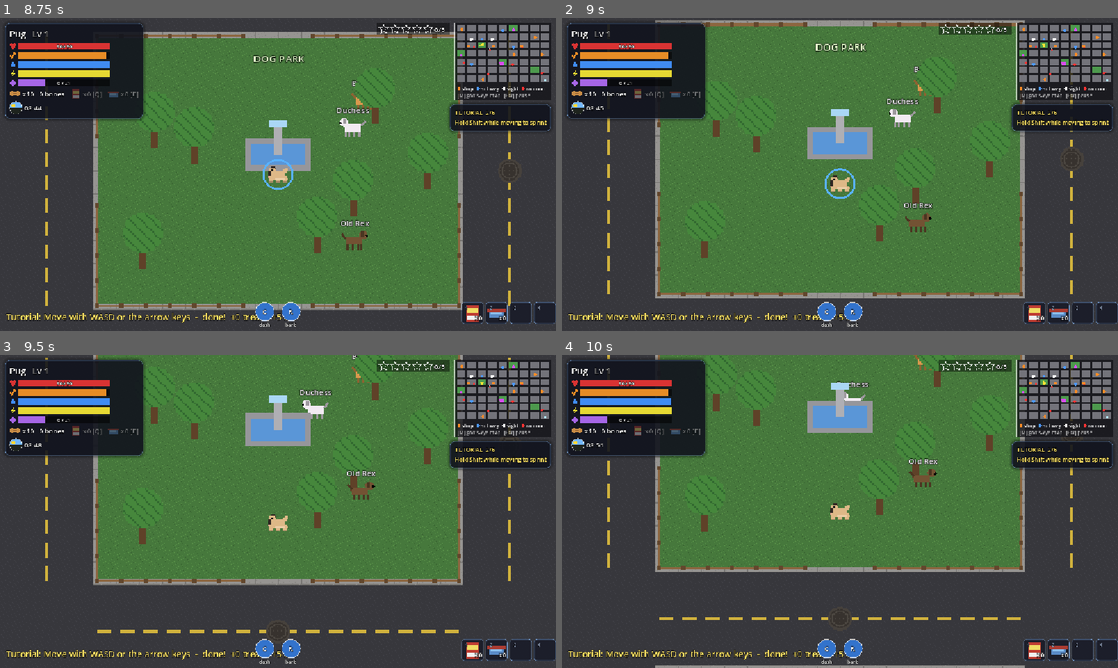
Above: before the commit, frames 1-4 (two rows, left to right).
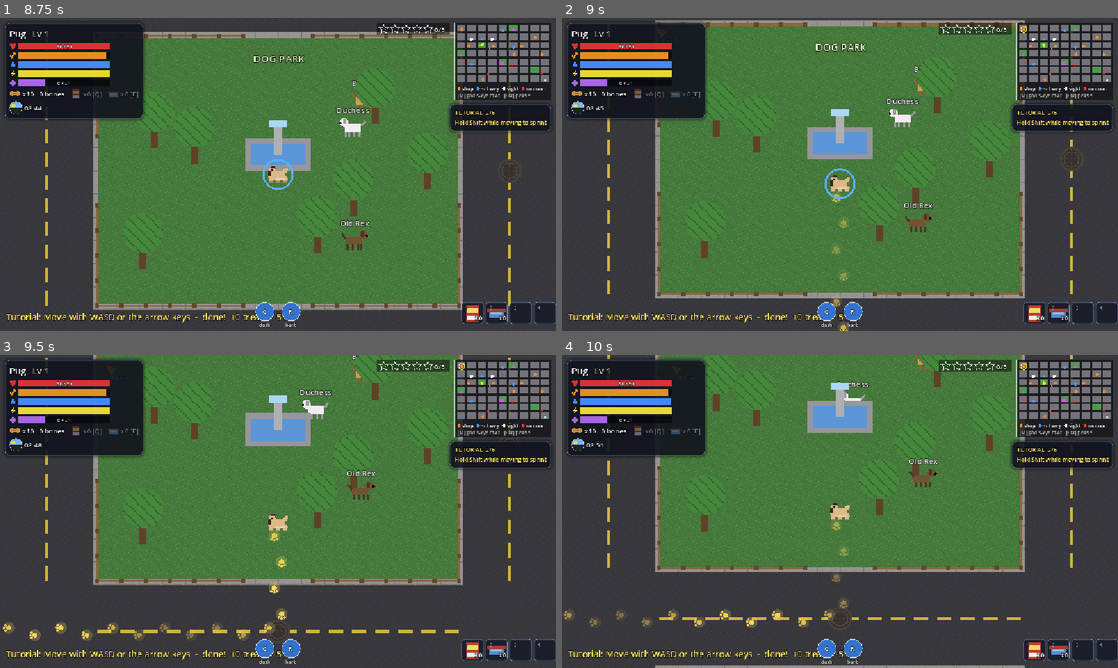
Above: after the commit, the same moments.

Repository: Damon1o/new-dog-city
Game: Godot game, scene res://scenes/Home.tscn
Same seed, same stepped clock (60 frames per second), same inputs: the game is played once before the commit and once after it.
Inputs (mouse positions are in pixels of both pictures, inside the frame that each line leads up to):
- Up to frame 1 (8.75 s): click "New Story" at 0.5 s; tap Enter at 1.25 s; move the mouse to (400, 158) at 1.27 s; hold D (move_right) 1.28-2 s; hold R (bark) 1.28-2 s; click (400, 158) at 1.42 s; tap B (wardrobe) at 1.55, 6.05 s; drag from (166, 190) to (250, 237) at 2.02 s; move the mouse to (333, 105) at 2.77 s; hold D (move_right) 2.78-3.5 s; hold V (sniff, bound only after the commit) 2.78-3.5 s; tap R (bark) at 3.05 s; drag from (250, 237) to (111, 127) at 3.52 s; move the mouse to (444, 221) at 4.27 s; hold A (move_left) 4.28-5 s; hold Space (bite) 4.28-5 s; tap V (sniff, bound only after the commit) at 4.55 s; tap I (inventory) at 4.9 s; drag from (111, 127) to (194, 96) at 5.02 s; move the mouse to (305, 174) at 5.77 s; hold S (move_down) 5.78-6.5 s; tap C (dash) at 5.85 s; click (305, 174) at 5.92 s; drag from (194, 96) to (166, 190) at 6.52 s; move the mouse to (400, 158) at 7.27 s; hold W (move_up) 7.28-8 s; hold R (bark) 7.28-8 s; tap 2 (hot_2) at 7.35 s; drag from (166, 190) to (250, 237) at 8.02 s
- Up to frame 2 (9 s): move the mouse to (895, 105) at 8.77 s; hold S (move_down) from 8.78 s (still down); hold V (sniff, bound only after the commit) from 8.78 s (still down); tap 4 (hot_4) at 8.85 s
- Up to frame 3 (9.5 s): keep holding S (move_down); keep holding V (sniff, bound only after the commit)
- Up to frame 4 (10 s): release S (move_down) at 9.5 s; release V (sniff, bound only after the commit) at 9.5 s; drag from (812, 574) to (673, 464) at 9.52 s

Frame 1 is identical in both runs. In frame 2, 0.2% of the frame differs, in the area x 48-84%, y 2-100%; in frame 3, 0.7%, in the area x 0-84%, y 2-92%; in frame 4, 0.5%.

Commit message:
M5-3: scent trail on V over the road grid, weather range, GPS edge arrow
Co-Authored-By: Claude Opus 5.5 <noreply@anthropic.com>

Diff:
--- a/scripts/game.gd
+++ b/scripts/game.gd
@@ -190,6 +190,7 @@
 	hq = preload("res://scripts/world/hq_floor.gd").new()  # M5-4
 	hq.g = self
 	add_child(hq)
+	add_child(preload("res://scripts/systems/scent.gd").new())  # M5-3 scent trail (V), node "Scent"
 	y_sort_enabled = true
 	ground = Node2D.new()
 	ground.z_index = -10
--- a/scripts/systems/keys.gd
+++ b/scripts/systems/keys.gd
@@ -11,6 +11,7 @@
 	"wardrobe": ["Wardrobe", [KEY_B]],
 	"stocks": ["Stock app", [KEY_P]],
 	"undo": ["Undo  (puzzles)", [KEY_BACKSPACE]],
+	"sniff": ["Sniff  (hold: scent trail)", [KEY_V]],
 	"purina": ["Eat Purina", [KEY_Q]], "water": ["Drink water", [KEY_E]], "pee": ["Pee  (hold)", [KEY_G]],
 	"hot_1": ["Hotbar 1 / choice 1", [KEY_1]], "hot_2": ["Hotbar 2 / choice 2", [KEY_2]],
 	"hot_3": ["Hotbar 3 / choice 3", [KEY_3]], "hot_4": ["Hotbar 4 / choice 4", [KEY_4]],
--- /dev/null
+++ b/scripts/systems/scent.gd
@@ -0,0 +1,90 @@
+extends Node2D
+## Scent trail (spec 01 Story mechanics): hold V (Keys "sniff") to draw glowing paw prints over the
+## road grid from Byte to the target; they stay KEEP s after release. Weather sets how far the prints
+## reach (weather.scent_range(): clear 1600, rain 700). Sniffing points the GPS waypoint at the target,
+## so the HUD's GPS edge arrow shows it off screen, also past the trail's range. Indoors: straight to the exit.
+
+const KEEP := 6.0   # s the trail stays after V is let go
+const GAP := 36.0   # px between paw prints
+const COLOR := Color(1.0, 0.85, 0.35)
+
+var g: Node2D
+var left := 0.0  # s of trail still showing
+var trail := PackedVector2Array()  # full path, ends at the target; empty = nothing to follow
+
+func _ready() -> void:
+	g = get_parent()
+	name = "Scent"
+	z_index = -4  # on the ground, under sprites
+
+## Biscuit's ball while it is out (world/dog_park.gd), else the story target.
+func target() -> Vector2:
+	for dp: Node in get_tree().get_nodes_in_group("dog_park"):
+		if dp.ball != Vector2.ZERO:
+			return dp.ball
+	return Story.target()
+
+func _process(delta: float) -> void:
+	var held: bool = Input.is_action_pressed("sniff") and not g.player.frozen
+	left = KEEP if held else maxf(left - delta, 0.0)
+	trail = path(g.player.position, target()) if left > 0.0 else PackedVector2Array()
+	if held and g.inside == "" and not trail.is_empty() and g.player.position.distance_to(trail[-1]) > 80.0 \
+			and g.waypoint.get("pos", Vector2.INF) != trail[-1]:
+		g.waypoint = {"pos": trail[-1], "text": "Scent", "color": COLOR}
+	queue_redraw()
+
+## Byte -> target: onto the nearest road, along it to a crossing, an L of crossings (every grid
+## line is a road, so no navmesh), off the road to the target. Indoors: a straight line to the exit.
+func path(from: Vector2, to: Vector2) -> PackedVector2Array:
+	if to == Story.NO_TARGET:
+		return PackedVector2Array()
+	if g.inside != "":
+		var exit: Vector2 = g.interior.spots.get("exit", Story.NO_TARGET)
+		return PackedVector2Array() if exit == Story.NO_TARGET else PackedVector2Array([from, exit])
+	var ra: Vector2 = g.city.nearest_road(from)
+	var rb: Vector2 = g.city.nearest_road(to)
+	var ca := crossing(ra, to)
+	var cb := crossing(rb, from)
+	return PackedVector2Array([from, ra, ca, Vector2(cb.x, ca.y), cb, rb, to])
+
+## The crossing on r's road on the side facing `toward` (no doubling back to the other end).
+func crossing(r: Vector2, toward: Vector2) -> Vector2:
+	var step: Vector2 = g.BLOCK + Vector2(g.ROAD, g.ROAD)
+	var c := Vector2.ZERO
+	for i in 2:
+		var f: float = (r[i] - g.ROAD / 2.0) / step[i]
+		if absf(f - roundf(f)) < 0.01:  # already on this axis' road line
+			f = roundf(f)
+		f = floorf(f) if toward[i] < r[i] else ceilf(f)
+		c[i] = clampf(f, 0, [g.NX, g.NY][i]) * step[i] + g.ROAD / 2.0
+	return c
+
+## Paw prints along the trail, [pos, dir] each, cut off at the weather's scent range.
+func paws() -> Array:
+	var out := []
+	var reach: float = g.weather.scent_range() if g.inside == "" else INF
+	var next := GAP / 2.0
+	var done := 0.0
+	for i in trail.size() - 1:
+		var seg := trail[i].distance_to(trail[i + 1])
+		var dir := trail[i].direction_to(trail[i + 1])
+		while next <= done + seg and next <= reach:
+			out.append([trail[i] + dir * (next - done), dir])
+			next += GAP
+		done += seg
+	return out
+
+func _draw() -> void:
+	var a := clampf(left / KEEP * 2.0, 0.0, 1.0)  # fades over the last 3 s
+	var still: bool = g.save_extra.get("ui/reduce_motion", false)
+	var t := Time.get_ticks_msec() / 1000.0
+	var ps := paws()
+	for i in ps.size():
+		var dir: Vector2 = ps[i][1]
+		var at: Vector2 = ps[i][0] + dir.orthogonal() * (5.0 if i % 2 else -5.0)  # left, right, left...
+		var glow := 1.0 if still else 0.65 + 0.35 * sin(i * 0.6 - t * 6.0)  # a pulse runs toward the target
+		var c := Color(COLOR, a * glow)
+		draw_circle(at, 8.0, Color(COLOR, c.a * 0.25))
+		draw_circle(at, 3.5, c)
+		for k in [-1, 0, 1]:
+			draw_circle(at + dir.rotated(k * 0.7) * 6.0, 1.6, c)
--- a/scripts/world/city_builder.gd
+++ b/scripts/world/city_builder.gd
@@ -34,6 +34,11 @@
 	build_bounds()
 	build_blocks()
 	place_manholes()
+	for d: Dictionary in g.doors:  # story spots for Story.target() (scent trail, M5-3)
+		if d.template in ["nyse", "hq"]:
+			Story.spots["nyse" if d.template == "nyse" else "hq_" + id] = d.pos
+	if g.bodega_doors:  # ponytail: Sam's bodega = the first one built until M5-8 picks one
+		Story.spots["bodega"] = g.bodega_doors[0]
 	for l in g.landmarks:
 		l.seen = l.name in seen
 	g.ground.queue_redraw()
--- a/scripts/world/dog_park.gd
+++ b/scripts/world/dog_park.gd
@@ -40,6 +40,7 @@
 	g = p_g
 	rect = r
 	z_index = -9  # flat on the grass, over the ground layer
+	add_to_group("dog_park")  # scripts/systems/scent.gd sniffs out Biscuit's ball
 	for i in DOGS.get(city_id, []).size():
 		var d: Array = DOGS[city_id][i]
 		var n: Node2D = NPC.new()
@@ -57,7 +58,7 @@
 	var i := step(line)
 	match [line, i]:
 		["Biscuit", 1]:
-			var p: Vector2 = g.city.block_origin(g.PARKS[4]) + Vector2(80, 330)  # ponytail: GPS stands in for the sniff trail (M5-3)
+			var p: Vector2 = g.city.block_origin(g.PARKS[4]) + Vector2(80, 330)  # the scent trail (V) leads here too
 			ball = p
 			g.waypoint = {"pos": p, "text": "Biscuit's ball", "color": Color(0.9, 0.9, 0.3)}
 		["Duchess", 2]:
--- a/tests/smoke.gd
+++ b/tests/smoke.gd
@@ -186,6 +186,41 @@
 	assert(weather.scent_range() < 1400.0 and weather.scent_range() > 700.0, "rain blends in over 10 s")
 	assert(weather.roll("nyc") in ["clear", "snow", "rain"])
 	weather.set_weather("clear", false)
+	# scent trail (M5-3): hold V, the road-grid path ends at the story target, the GPS edge
+	# arrow points at it off screen, rain cuts the range; prints stay after release; Biscuit's ball wins
+	var sc: Node2D = game.get_node("Scent")
+	var sc_pos: Vector2 = player.position
+	var sc_to: Vector2 = root.get_node("Story").target()
+	assert(sc_to == game.bodega_doors[0], "story target: the bodega")
+	player.position = game.city.fix_pos(sc_to + Vector2(3000, 2000))
+	game.cam.reset_smoothing()
+	Input.action_press("sniff")
+	await frames(2)
+	var sc_path: PackedVector2Array = sc.trail
+	assert(sc_path[-1] == sc_to, "scent path ends at the target")
+	for i in sc_path.size() - 1:
+		var sc_d: Vector2 = (sc_path[i + 1] - sc_path[i]).abs()
+		assert(minf(sc_d.x, sc_d.y) < 0.5, "scent path runs along the grid")
+		assert(i == 0 or game.city.on_road(sc_path[i]), "scent path walks the roads")
+	assert(game.waypoint.pos == sc_to and not game.ui.waypoint_arrow().is_empty(), "edge arrow at the off-screen target")
+	var sc_clear: int = sc.paws().size()
+	weather.set_weather("rain", false)
+	var sc_rain: int = sc.paws().size()
+	assert(sc_clear * sc.GAP > 1500.0 and sc_rain * sc.GAP <= 700.0 and sc_rain > 0, "shorter scent range in rain")
+	Input.action_release("sniff")
+	await frames(1)
+	assert(not sc.trail.is_empty(), "trail stays after V is let go")
+	sc.left = 0.01
+	await frames(2)
+	assert(sc.trail.is_empty(), "trail fades out")
+	var sc_park: Node = get_nodes_in_group("dog_park")[0]
+	sc_park.ball = sc_to + Vector2(0, 200)
+	assert(sc.target() == sc_park.ball, "scent leads to Biscuit's ball while it is out")
+	sc_park.ball = Vector2.ZERO
+	weather.set_weather("clear", false)
+	game.waypoint = {}
+	player.position = sc_pos
+	game.cam.reset_smoothing()
 
 	# cars: one per lane, and they hurt
 	var cars := get_nodes_in_group("car")
@@ -644,7 +679,7 @@
 
 	# Story gates: G1 needs level 20 + the NYC keycard; popup shows why and Find XP sets a waypoint
 	story.reset()
-	assert(story.objective() == "Find Sam's things at the bodega" and story.target() == story.NO_TARGET)
+	assert(story.objective() == "Find Sam's things at the bodega" and story.target() == game.bodega_doors[0], "the city registers story spots")
 	story.spots["bodega"] = Vector2(100, 200)
 	assert(story.target() == Vector2(100, 200))
 	story.set_flag("ch1_bodega")
Not shown, added: scripts/systems/scent.gd.uid
